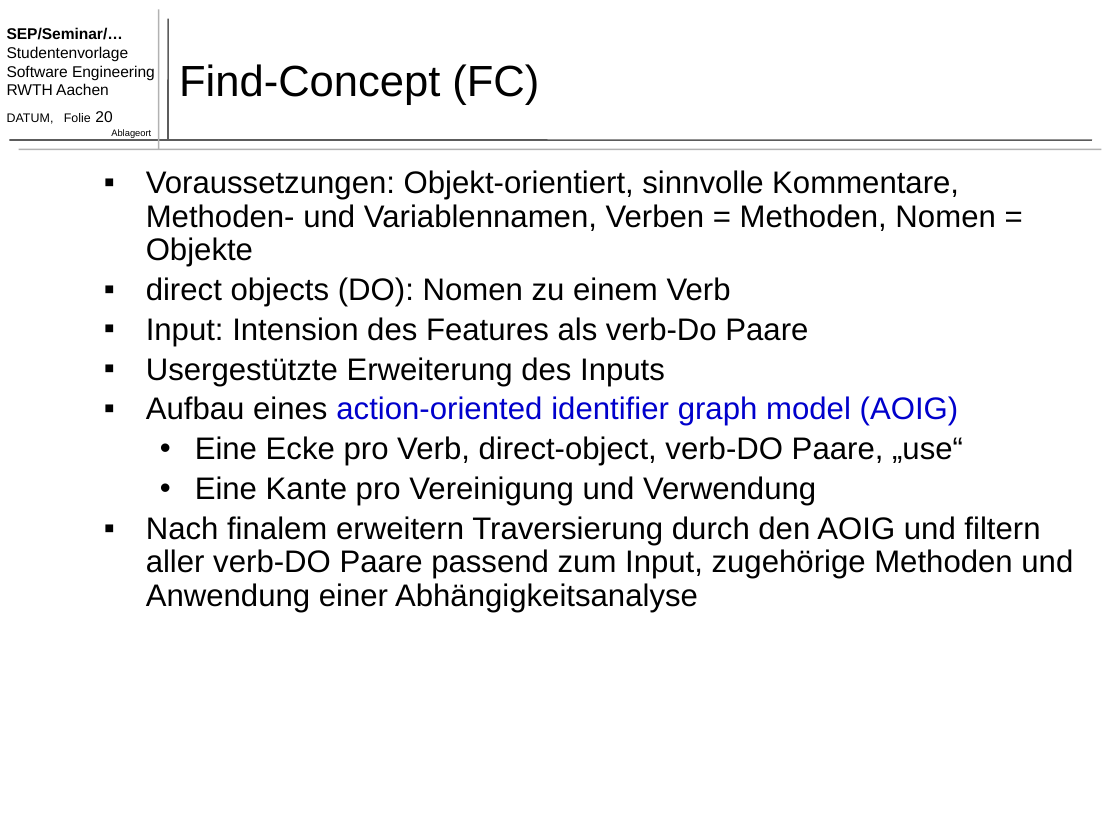
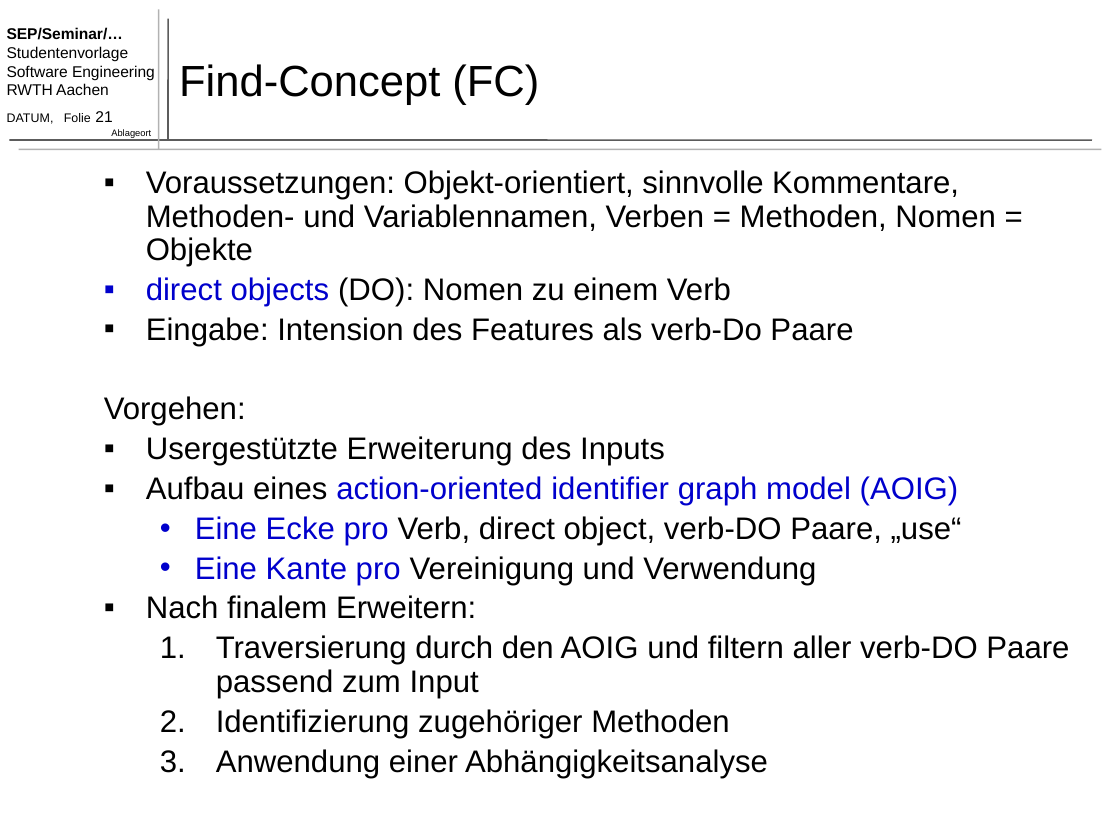
Before and after one commit to TimoBergerbusch/feature-location-techniques, a slide deck: slide 21 of Feature Location Techniques - Präsentation.pptx (slide 20 before the commit). Drawn at 1120x840 pixels with LibreOffice and Linux fonts; fonts in the diff are those of the drawing. Boxes give left, top, right and bottom in pixels: in the first picture for what was removed or moved away, otherwise in the second. Text is boxed around its words. In the diff, an @@ line names an element or a change of style, - is before the commit and + after.

```diff
--- a/Feature Location Techniques - Präsentation.pptx
+++ b/Feature Location Techniques - Präsentation.pptx
@@ text at (x1=7, y1=111, x2=112, y2=124): text changed @@
-DATUM, Folie 20
+DATUM, Folie 21
@@ text at (x1=146, y1=277, x2=816, y2=585): text colour #000000 to #0000CC in "direct objects", "Eine Kante pro" @@
@@ text at (x1=104, y1=317, x2=853, y2=426): text changed @@
-▪ Input: Intension des Features als verb-Do Paare
+▪ Eingabe: Intension des Features als verb-Do Paare
+Vorgehen:
@@ text at (x1=195, y1=516, x2=962, y2=545): text changed @@
-  • Eine Ecke pro Verb, direct-object, verb-DO Paare, „use“
+  • Eine Ecke pro Verb, direct object, verb-DO Paare, „use“
@@ text at (x1=146, y1=595, x2=1069, y2=778): text changed @@
-▪ Nach finalem erweitern Traversierung durch den AOIG und filtern aller verb-DO Paare passend zum Input, zugehörige Methoden und Anwendung einer Abhängigkeitsanalyse
+▪ Nach finalem Erweitern:
+  1. Traversierung durch den AOIG und filtern aller verb-DO Paare passend zum Input
+  2. Identifizierung zugehöriger Methoden
+  3. Anwendung einer Abhängigkeitsanalyse
```
Also in this commit, not shown: 17 other slides changed, 10 slides added, 2 slides removed.
